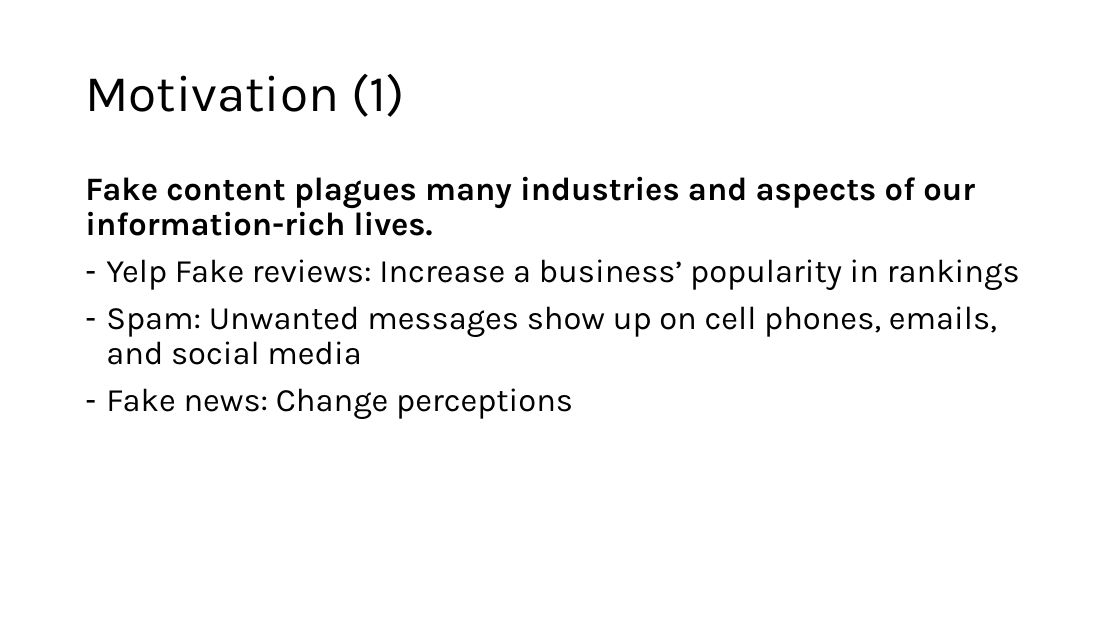
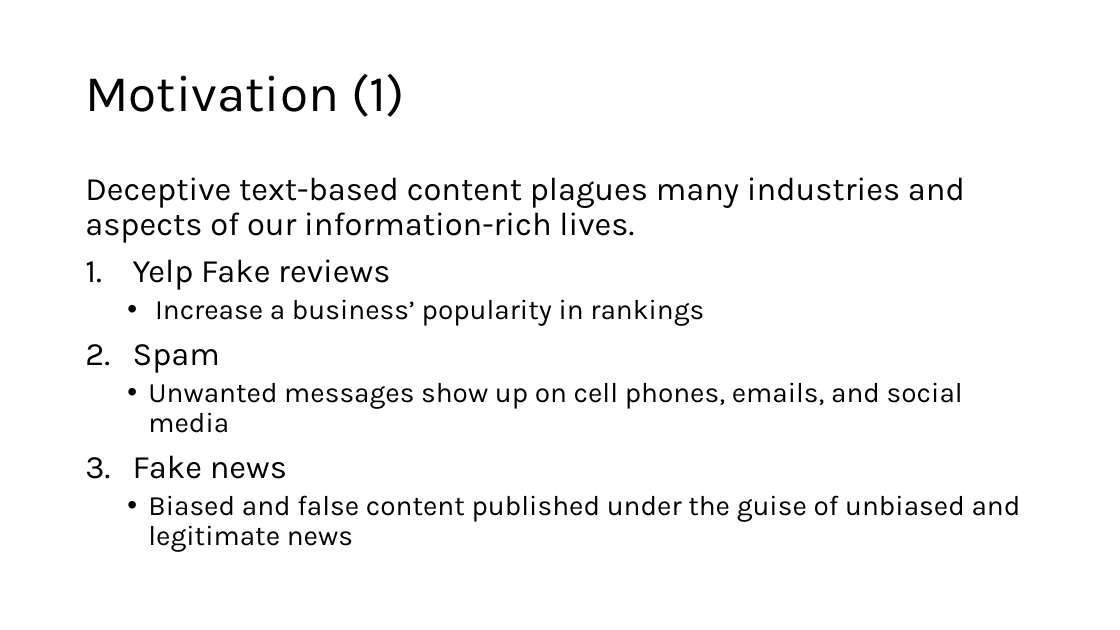
Before and after one commit to chrisgian/Capstone2-NLP-Hotel-Reviews, a slide deck: slide 3 of NLP 2 - Hotel Reviews Deliverable.pptx. Drawn at 1120x630 pixels with LibreOffice and Linux fonts; fonts in the diff are those of the drawing. Boxes give left, top, right and bottom in pixels: in the first picture for what was removed or moved away, otherwise in the second. Text is boxed around its words. In the diff, an @@ line names an element or a change of style, - is before the commit and + after.

```diff
--- a/NLP 2 - Hotel Reviews Deliverable.pptx
+++ b/NLP 2 - Hotel Reviews Deliverable.pptx
@@ text at (85, 177, 1021, 552): text changed; size 28 to 24 pt @@
-Fake content plagues many industries and aspects of our information-rich lives.
-– Yelp Fake reviews: Increase a business’ popularity in rankings
-– Spam: Unwanted messages show up on cell phones, emails, and social media
-– Fake news: Change perceptions
+Deceptive text-based content plagues many industries and aspects of our information-rich lives.
+1. Yelp Fake reviews
+  • Increase a business’ popularity in rankings
+2. Spam
+  • Unwanted messages show up on cell phones, emails, and social media
+3. Fake news
+  • Biased and false content published under the guise of unbiased and legitimate news
```
Also in this commit, not shown: 3 other slides changed, 1 slide added, 2 other files.
